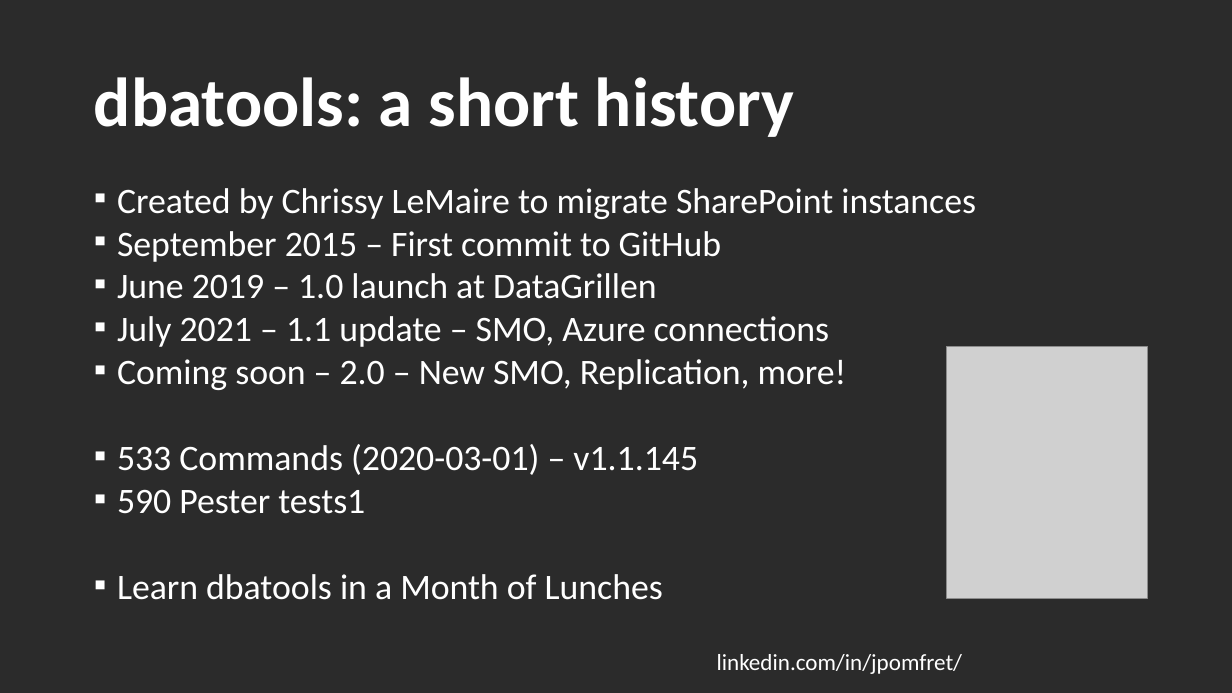
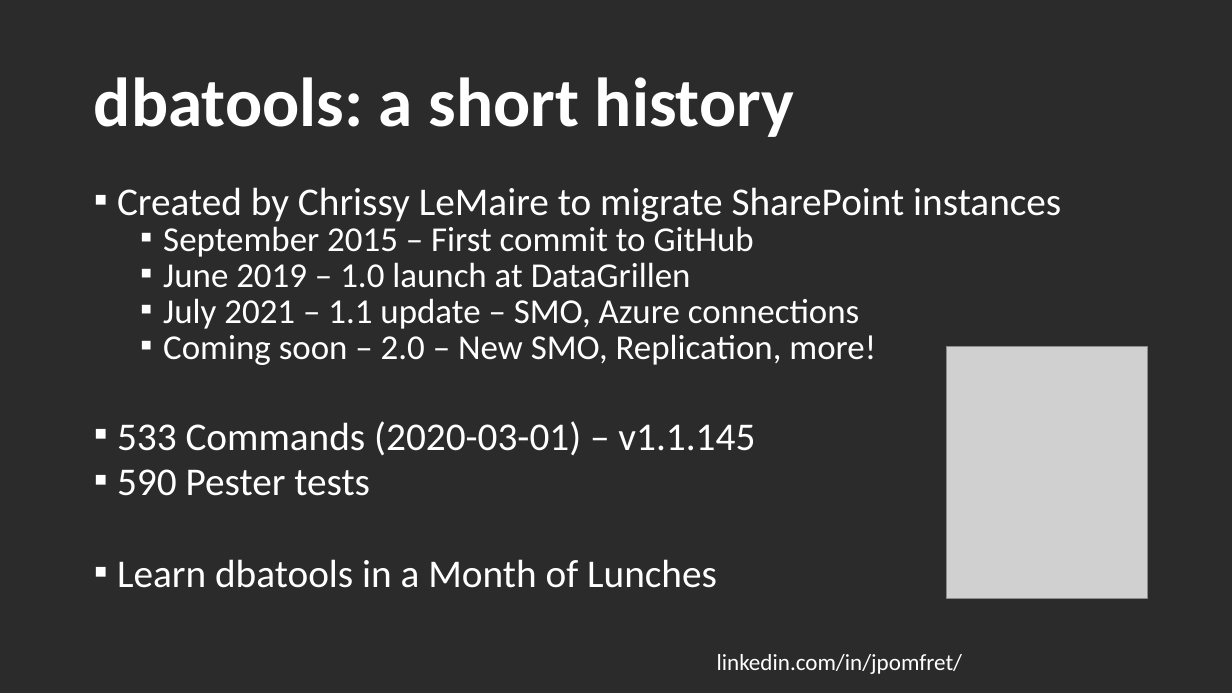
Before and after one commit to jpomfret/dbatoolsLifehacks, a slide deck: slide 6 of PSDayUK_dbatools.pptx. Drawn at 1232x693 pixels with LibreOffice and Linux fonts; fonts in the diff are those of the drawing; grey boxes stand for pictures; background and template pictures are left out; a plain dark background stands for a picture behind light text. Boxes give left, top, right and bottom in pixels: in the first picture for what was removed or moved away, otherwise in the second. Text is boxed around its words. In the diff, an @@ line names an element or a change of style, - is before the commit and + after.

```diff
--- a/PSDayUK_dbatools.pptx
+++ b/PSDayUK_dbatools.pptx
@@ text at (117,187,1061,588): size 27.9 to 30.6 pt in "Created by Chrissy LeMaire to migrate SharePoint ...", "533 Commands (2020-03-01) – v1.1.145", "Learn dbatools in a Month of Lunches"; size 27.9 to 27.2 pt in "September 2015 – First commit to GitHub", "June 2019 – 1.0 launch at DataGrillen", "July 2021 – 1.1 update – SMO, ...", "Coming soon – 2.0 – New SMO, ..."; list level 1 to 2 in "September 2015 – First commit ..."; list level 1 to 2 in "June 2019 – 1.0 launch ..."; list level 1 to 2 in "July 2021 – 1.1 update ..."; list level 1 to 2 in "Coming soon – 2.0 – ..." @@
@@ text at (117,469,370,496): text changed; size 27.9 to 30.6 pt @@
-▪ 590 Pester tests1
+▪ 590 Pester tests
```
Also in this commit, not shown: 4 other slides changed, 3 other files.
